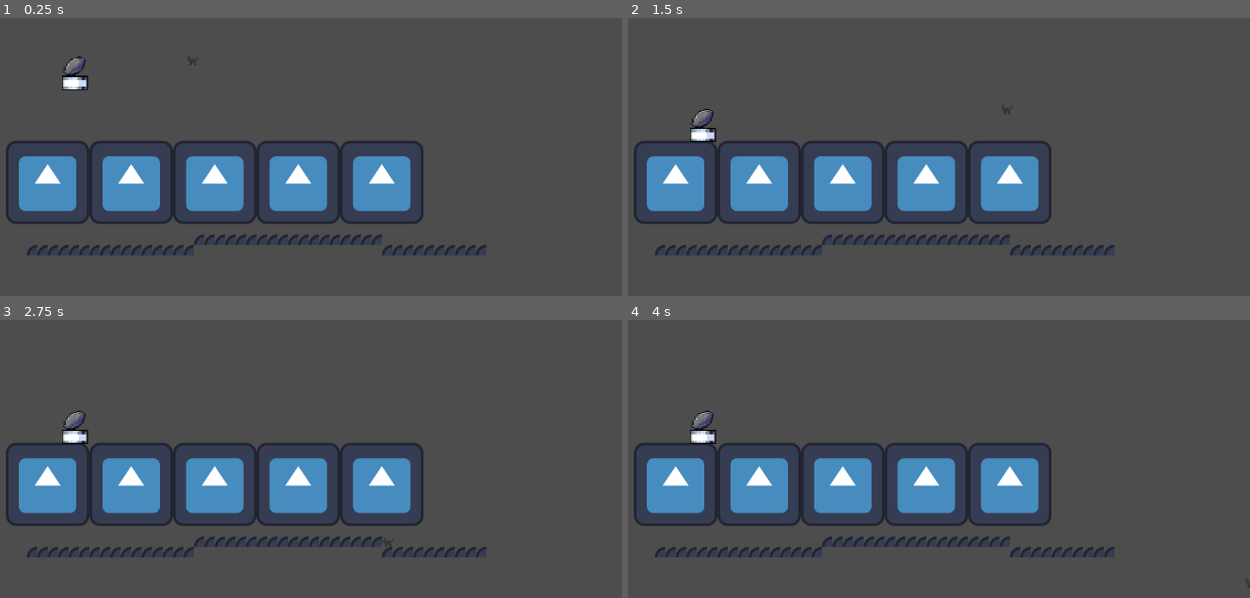
Above: before the commit, frames 1-4 (two rows, left to right).
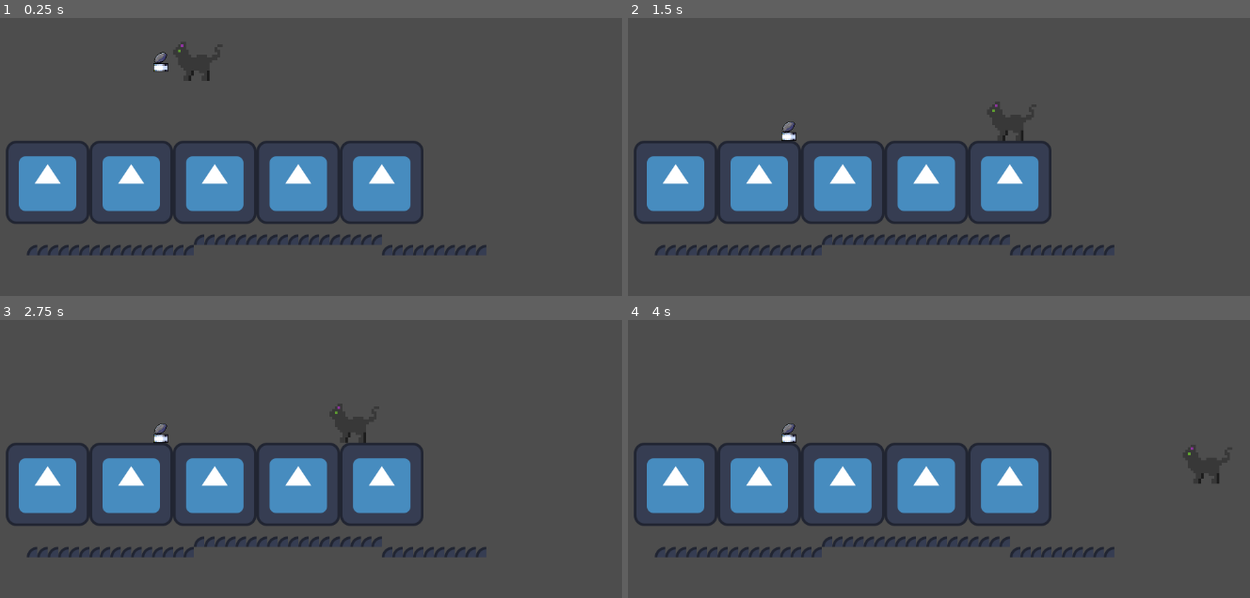
Above: after the commit, the same moments.

Repository: Splatube/bouncy
Game: Godot game, scene res://main.tscn
Same seed, same stepped clock (60 frames per second), same inputs: the game is played once before the commit and once after it. The engine's default icon, where the game draws it, is replaced by a stand-in: a white triangle on a blue panel in a dark square.
Inputs:
- Up to frame 1 (0.25 s): no input
- Up to frame 2 (1.5 s): tap Enter (ui_accept) at 0.5, 0.77 s; hold Right (ui_right) from 0.53 s (still down)
- Up to frame 3 (2.75 s): tap Enter (ui_accept) at 1.52 s; release Right (ui_right) at 2.03 s; hold Left (ui_left) from 2.03 s (still down)
- Up to frame 4 (4 s): release Left (ui_left) at 2.78 s; hold Right (ui_right) from 2.78 s (still down); tap Enter (ui_accept) at 3.02, 3.77 s

The runs differ from the first frame. In frame 1, 0.6% of the frame differs, in the area x 9-34%, y 9-27%; in frame 2, 0.5%; in frame 3, 0.5%; in frame 4, 0.5%.

Commit message:
stuff

Diff:
--- a/main.tscn
+++ b/main.tscn
@@ -137,15 +137,15 @@
 physics_layer_0/collision_layer = 1
 sources/0 = SubResource("TileSetAtlasSource_0xm2m")
 
-[node name="Node2D" type="Node2D" unique_id=1149087750]
+[node name="Node2D" type="Node2D"]
 
-[node name="TileMapLayer" type="TileMapLayer" parent="." unique_id=2108549358]
+[node name="TileMapLayer" type="TileMapLayer" parent="."]
 position = Vector2(0, 1)
 tile_map_data = PackedByteArray("AAAPACEAAAAAAAAAAAAQACEAAAAAAAAAAAARACEAAAAAAAAAAAASACEAAAAAAAAAAAATACEAAAAAAAAAAAAUAC …(5744 unchanged characters)…
 tile_set = SubResource("TileSet_h2yge")
 
-[node name="Player" parent="." unique_id=1126057399 instance=ExtResource("1_0xm2m")]
+[node name="Player" parent="." instance=ExtResource("1_0xm2m")]
 position = Vector2(495, 216)
-scale = Vector2(1, 1)
 
-[node name="Tuna can" parent="." unique_id=1320635045 instance=ExtResource("3_h2yge")]
+[node name="Tuna can" parent="." instance=ExtResource("3_h2yge")]
+position = Vector2(453, 225)
--- a/player.tscn
+++ b/player.tscn
@@ -7,7 +7,7 @@
 size = Vector2(19, 15)
 
 [node name="Player" type="CharacterBody2D"]
-scale = Vector2(3, 3)
+scale = Vector2(4, 4)
 script = ExtResource("1_onrkg")
 
 [node name="CollisionShape2D" type="CollisionShape2D" parent="."]
--- a/tuna_can.tscn
+++ b/tuna_can.tscn
@@ -1,17 +1,16 @@
-[gd_scene format=3 uid="uid://boo02ot3e6e5q"]
+[gd_scene load_steps=3 format=3 uid="uid://tr42wjlgbluq"]
 
 [ext_resource type="Texture2D" uid="uid://d24kbksx1lj1y" path="res://Objects/tunacan.png" id="1_a3vh3"]
 
 [sub_resource type="RectangleShape2D" id="RectangleShape2D_s7rlf"]
-size = Vector2(38, 48)
+size = Vector2(23, 30)
 
-[node name="Tuna can" type="RigidBody2D" unique_id=1320635045]
+[node name="Tuna can" type="RigidBody2D"]
 
-[node name="Sprite2D" type="Sprite2D" parent="." unique_id=1263108625]
-position = Vector2(315, 227)
-scale = Vector2(1.7083334, 1.7083333)
+[node name="Sprite2D" type="Sprite2D" parent="."]
+position = Vector2(0, -11)
 texture = ExtResource("1_a3vh3")
 
-[node name="CollisionShape2D" type="CollisionShape2D" parent="." unique_id=1662815155]
-position = Vector2(315, 237)
+[node name="CollisionShape2D" type="CollisionShape2D" parent="."]
+position = Vector2(-0.5, -5)
 shape = SubResource("RectangleShape2D_s7rlf")
Not shown: 1 places in main.tscn that only renumber resources
